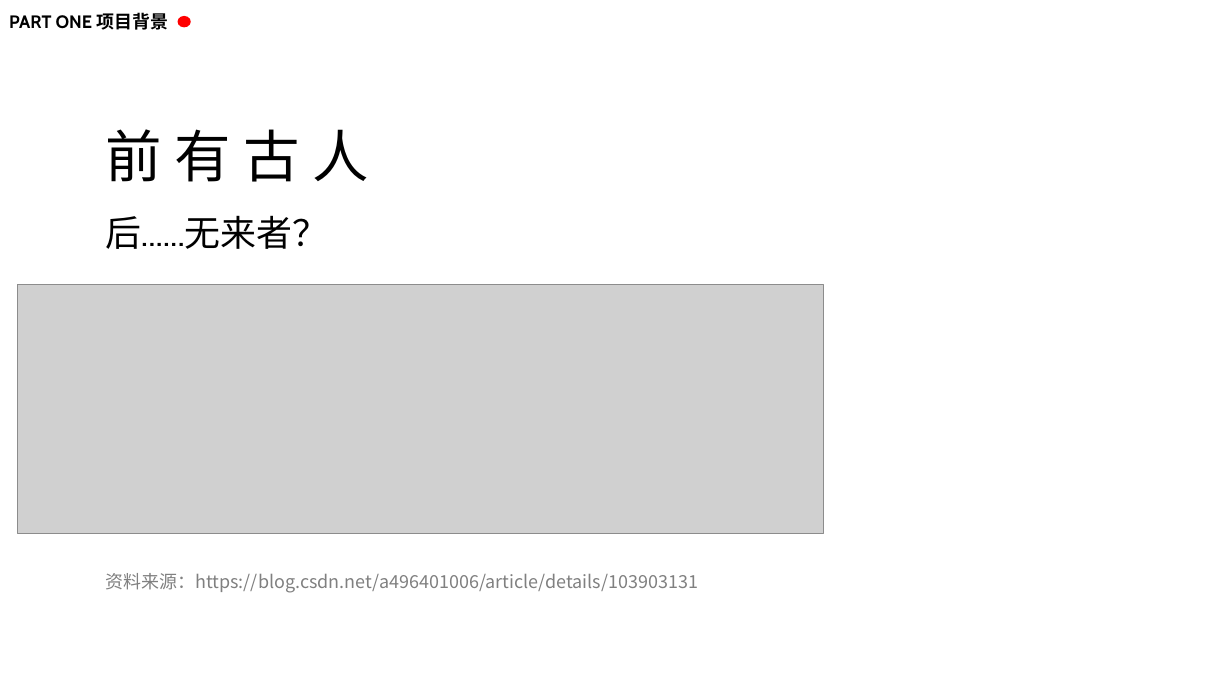
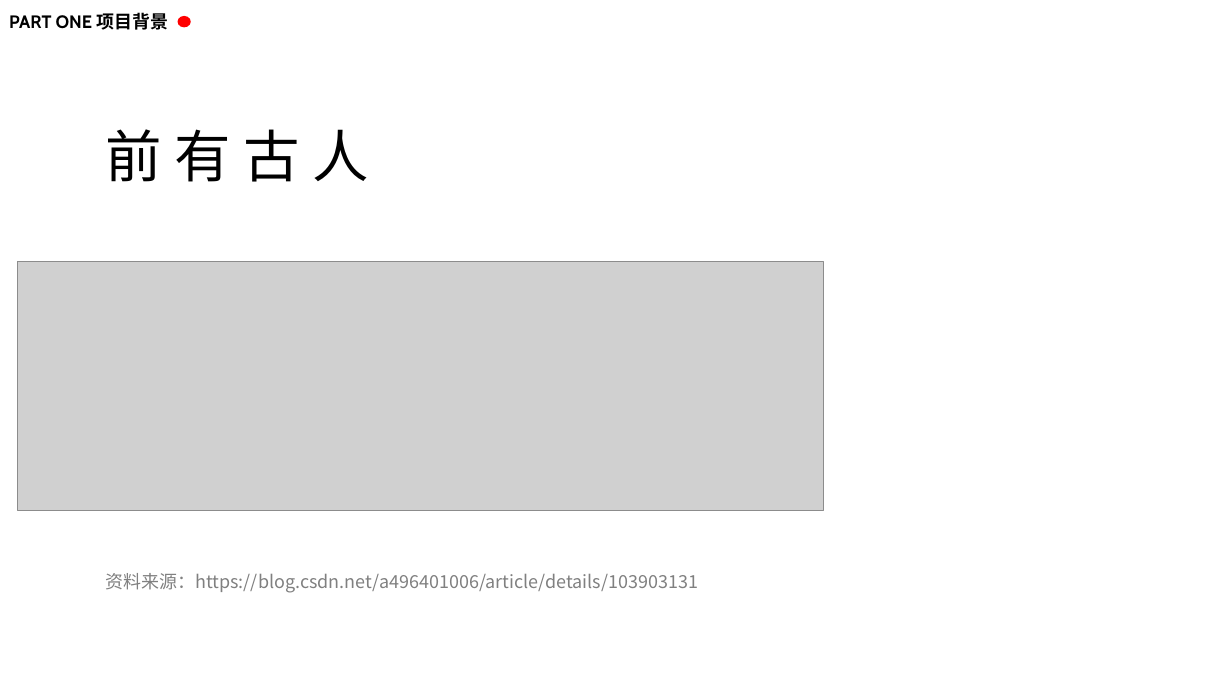
Before and after one commit to ZUCC-SE2020-2021-1-G06/Fishes_Music, a slide deck: slide 6 of ppt/SE2020-G06-小组预备作业.pptx. Drawn at 1232x693 pixels with LibreOffice and Linux fonts; fonts in the diff are those of the drawing; grey boxes stand for pictures; background and template pictures are left out. Boxes give left, top, right and bottom in pixels: in the first picture for what was removed or moved away, otherwise in the second. Text is boxed around its words. In the diff, an @@ line names an element or a change of style, - is before the commit and + after.

```diff
--- a/ppt/SE2020-G06-小组预备作业.pptx
+++ b/ppt/SE2020-G06-小组预备作业.pptx
@@ text removed at [105, 215, 328, 249] @@
-后......无来者？
@@ picture: place and size @@
-picture at [18, 285, 823, 533]
+picture at [18, 262, 823, 510]
```
Also in this commit, not shown: 4 other slides changed, 1 slide added.
